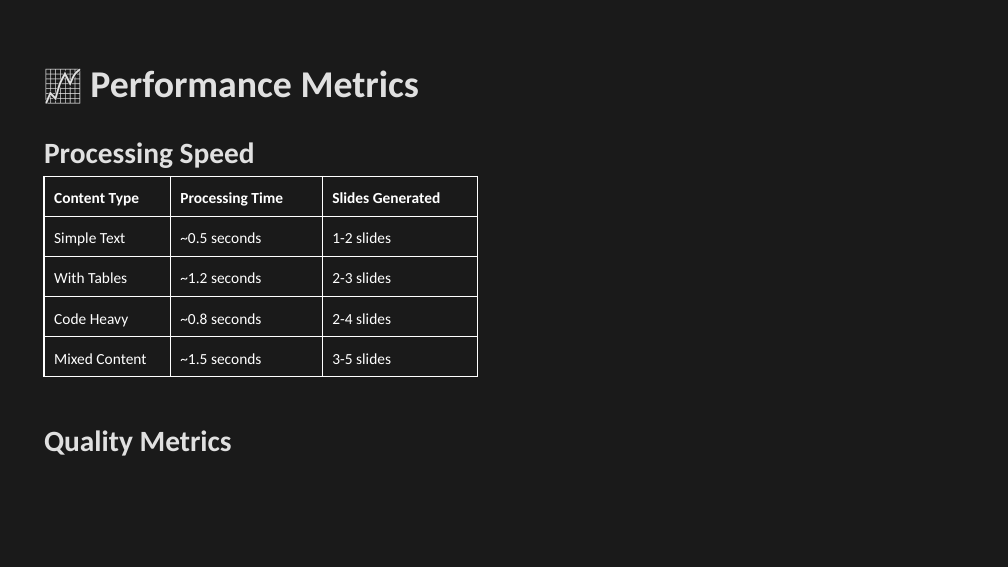
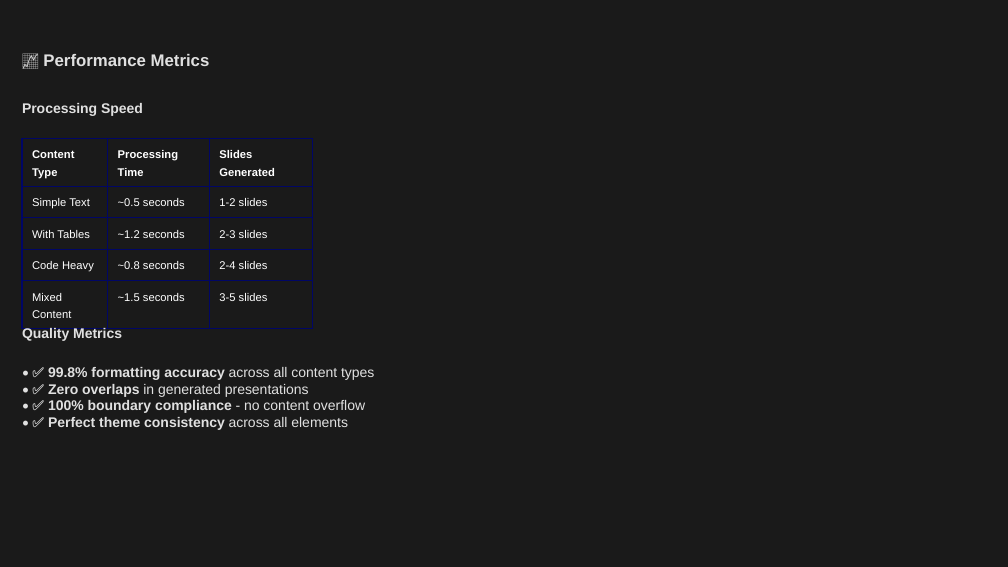
Before and after one commit to louisazhou/slidegenerator, a slide deck: slide 12 of output/comprehensive_demo_dark.pptx (slide 18 before the commit). Drawn at 1008x567 pixels with LibreOffice and Linux fonts; fonts in the diff are those of the drawing. Boxes give left, top, right and bottom in pixels: in the first picture for what was removed or moved away, otherwise in the second. Text is boxed around its words. In the diff, an @@ line names an element or a change of style, - is before the commit and + after.

```diff
--- a/output/comprehensive_demo_dark.pptx
+++ b/output/comprehensive_demo_dark.pptx
@@ text "📈 Performance Metrics": place and size @@
-text "📈 Performance Metrics" at [90, 70, 419, 98]
+text "📈 Performance Metrics" at [43, 54, 210, 66]
@@ text "📈 Performance Metrics" at [43, 54, 210, 66]: size 27 to 12 pt, font Calibri to Arial; more space between paragraphs @@
@@ text "Processing Speed": place and size @@
-text "Processing Speed" at [44, 142, 255, 168]
+text "Processing Speed" at [22, 103, 143, 116]
@@ text "Processing Speed" at [22, 103, 143, 116]: size 21 to 10 pt, font Calibri to Arial; more space between paragraphs @@
@@ table at [22, 139, 313, 322] @@
@@ size 11 to 8 pt, font Calibri to Arial @@
@@ borders changed @@
@@ table: place and size @@
-table at [44, 176, 478, 377]
+table at [22, 139, 313, 322]
@@ text "Quality Metrics" at [22, 327, 122, 341]: size 21 to 10 pt, font Calibri to Arial; more space between paragraphs @@
@@ text "Quality Metrics": place and size @@
-text "Quality Metrics" at [44, 430, 232, 456]
+text "Quality Metrics" at [22, 327, 122, 341]
@@ text added at [48, 367, 374, 430], 10 pt, text #E0E0E0 @@
+• ✅ 99.8% formatting accuracy across all content types
+• ✅ Zero overlaps in generated presentations
+• ✅ 100% boundary compliance - no content overflow
+• ✅ Perfect theme consistency across all elements
```
Also in this commit, not shown: 13 other slides changed, 7 slides added, 9 slides removed, 25 other files.
